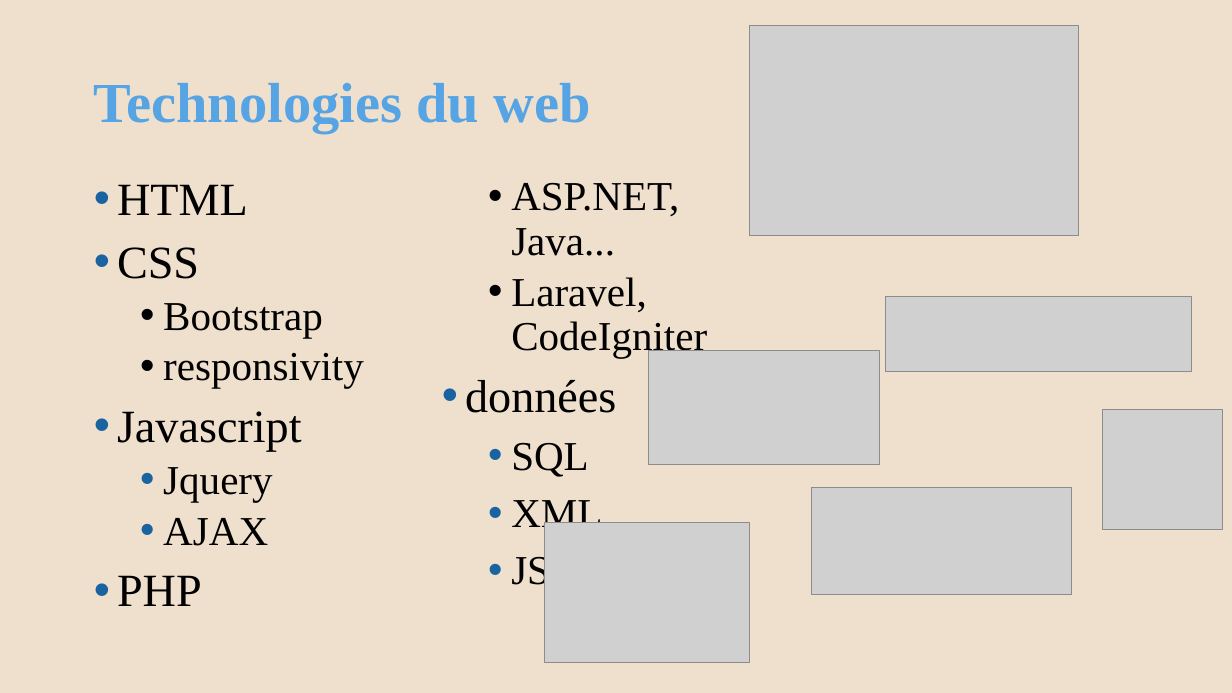
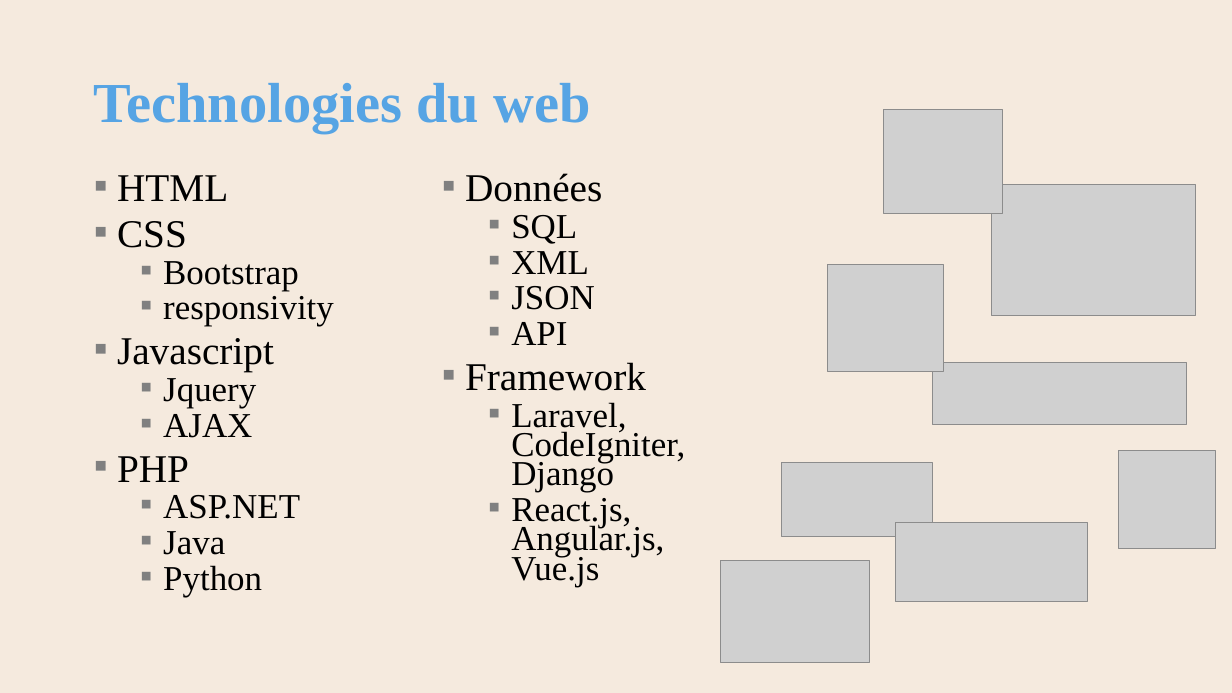
Before and after one commit to AlainWafflard/4IPW3, a slide deck: slide 27 of syllabus/01_introduction/syllabus_01_intro.pptx (slide 22 before the commit). Drawn at 1232x693 pixels with LibreOffice and Linux fonts; fonts in the diff are those of the drawing; grey boxes stand for pictures; background and template pictures are left out. Boxes give left, top, right and bottom in pixels: in the first picture for what was removed or moved away, otherwise in the second. Text is boxed around its words. In the diff, an @@ line names an element or a change of style, - is before the commit and + after.

```diff
--- a/syllabus/01_introduction/syllabus_01_intro.pptx
+++ b/syllabus/01_introduction/syllabus_01_intro.pptx
@@ background #EFDFCD to #F5EADE @@
@@ picture added at box(884, 110, 1003, 213) @@
@@ text at box(117, 175, 594, 482): size 36 to 30.6 pt in "HTML", "CSS", "Javascript", "PHP"; size 32 to 27.2 pt in "Bootstrap", "responsivity", "Jquery", "AJAX" and 3 more places; bullet • to ▪; line spacing 0.9 to 0.7; more space between paragraphs; bullet colour #1963A1 to #808080; bullet colour #000000 to #808080; less space between paragraphs @@
@@ text at box(163, 173, 602, 597): text changed; size 32 to 27.2 pt @@
-  • ASP.NET, Java...
-  • Laravel, CodeIgniter
-• données
+  ▪ ASP.NET
+  ▪ Java
+  ▪ Python
+▪ Données
@@ picture: place and size @@
-picture at box(750, 26, 1079, 237)
+picture at box(992, 185, 1196, 316)
@@ picture added at box(828, 265, 944, 372) @@
@@ text at box(465, 322, 685, 587): paragraphs added @@
+  ▪ API
+▪ Framework
+  ▪ Laravel,
+    CodeIgniter,
+    Django
+  ▪ React.js,
+    Angular.js,
+    Vue.js
@@ picture: place and size @@
-picture at box(886, 297, 1192, 371)
+picture at box(933, 362, 1188, 424)
@@ picture: place and size @@
-picture at box(649, 351, 880, 465)
+picture at box(782, 463, 933, 537)
@@ picture: place and size @@
-picture at box(1103, 409, 1223, 530)
+picture at box(1118, 451, 1216, 549)
@@ picture: place and size @@
-picture at box(812, 487, 1072, 595)
+picture at box(896, 522, 1088, 602)
@@ picture: place and size @@
-picture at box(544, 522, 750, 663)
+picture at box(721, 561, 870, 663)
```
Also in this commit, not shown: 27 other slides changed, 5 slides added, 23 other files.
